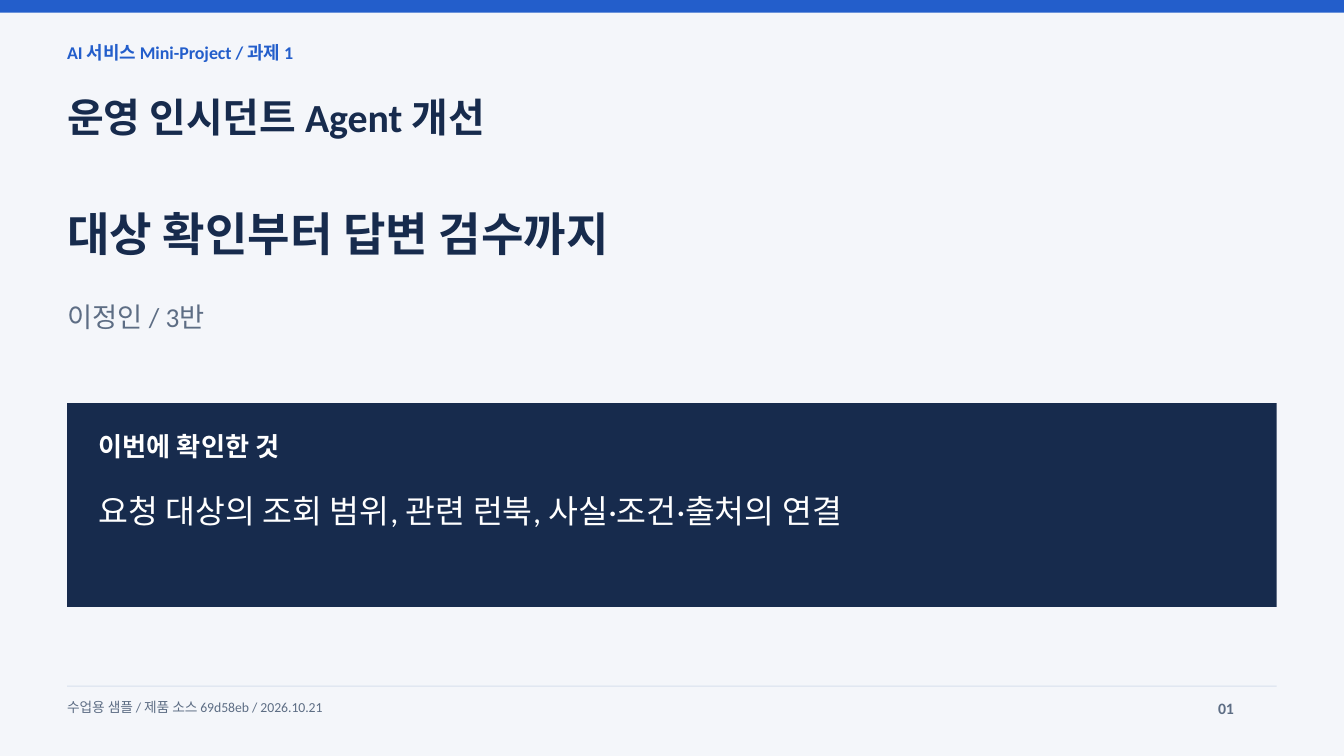
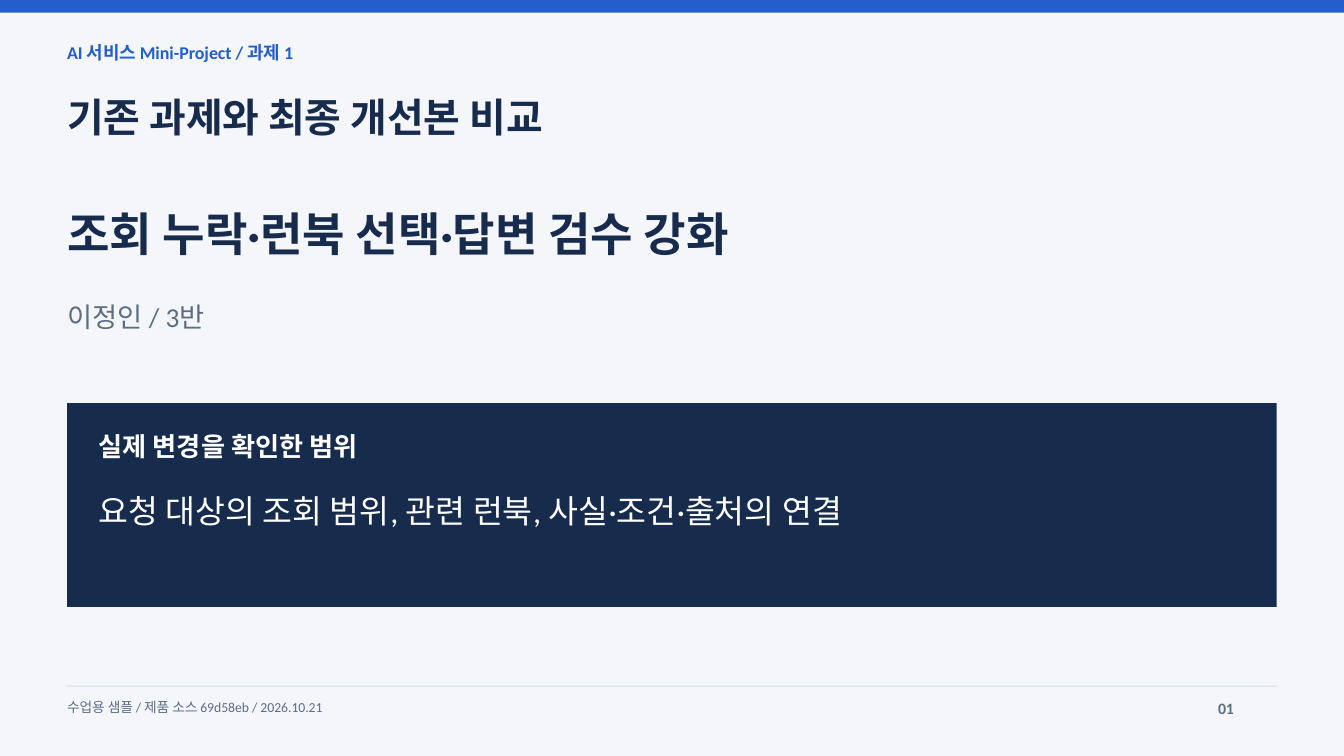
Before and after one commit to jeonginlee09-cpu/skala-ai-mini_project, a slide deck: slide 1 of output/AI_Agent_개선_최종발표.pptx. Drawn at 1344x756 pixels with LibreOffice and Linux fonts; fonts in the diff are those of the drawing. Boxes give left, top, right and bottom in pixels: in the first picture for what was removed or moved away, otherwise in the second. Text is boxed around its words. In the diff, an @@ line names an element or a change of style, - is before the commit and + after.

Commit message:
docs: compare only original assignment and final agent with source-audited claims

```diff
--- a/output/AI_Agent_개선_최종발표.pptx
+++ b/output/AI_Agent_개선_최종발표.pptx
@@ text at box(67, 98, 542, 136): text changed @@
-운영 인시던트 Agent 개선
+기존 과제와 최종 개선본 비교
@@ text at box(67, 212, 729, 255): text changed @@
-대상 확인부터 답변 검수까지
+조회 누락·런북 선택·답변 검수 강화
@@ text at box(99, 434, 357, 459): text changed @@
-이번에 확인한 것
+실제 변경을 확인한 범위
```
Also in this commit, not shown: 8 other slides changed, 12 other files.
